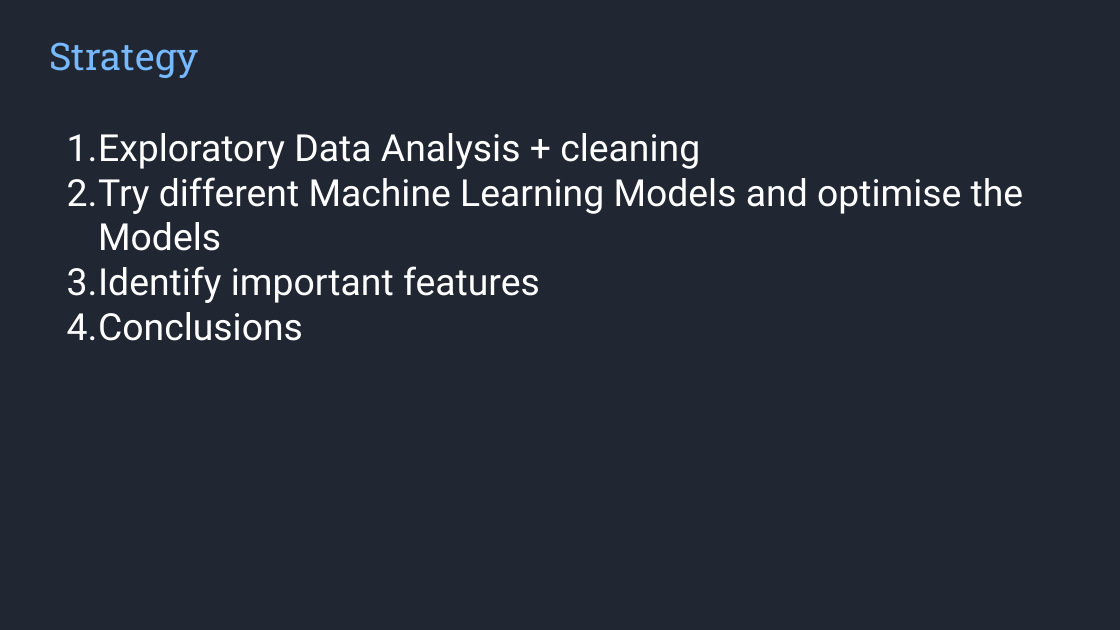
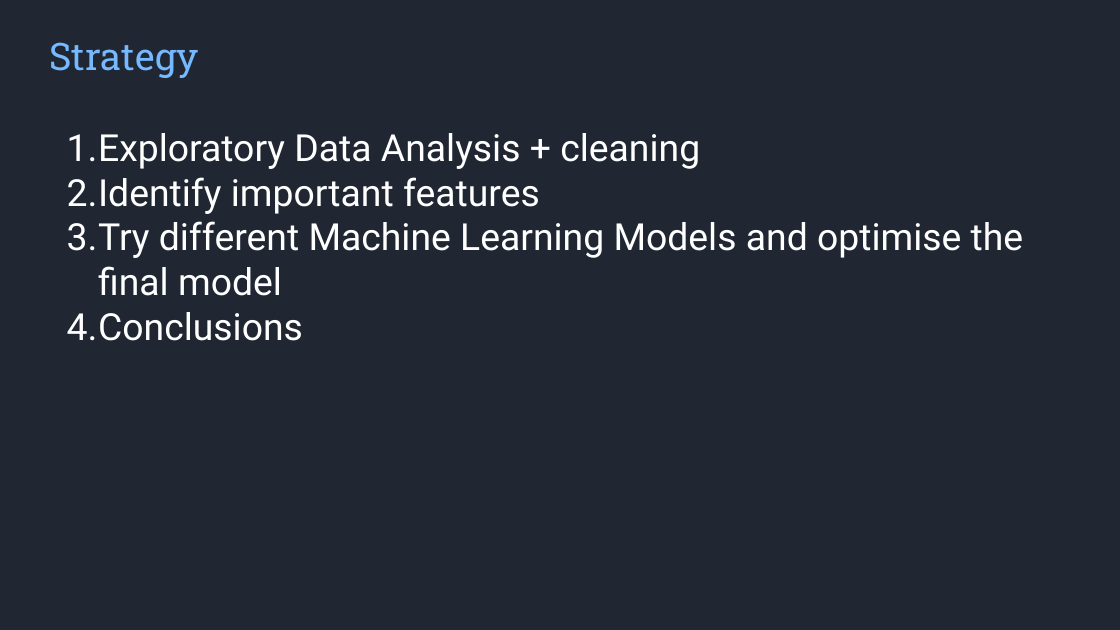
Before and after one commit to syam3500/hackthefuture2025, a slide deck: slide 2 of presentation.pptx. Drawn at 1120x630 pixels with LibreOffice and Linux fonts; fonts in the diff are those of the drawing; background and template pictures are left out. Boxes give left, top, right and bottom in pixels: in the first picture for what was removed or moved away, otherwise in the second. Text is boxed around its words. In the diff, an @@ line names an element or a change of style, - is before the commit and + after.

```diff
--- a/presentation.pptx
+++ b/presentation.pptx
@@ text at (x1=67, y1=177, x2=1024, y2=251): paragraph removed @@
-2. Try different Machine Learning Models and optimise the Models
@@ text at (x1=67, y1=221, x2=1024, y2=296): paragraph added @@
+3. Try different Machine Learning Models and optimise the final model
```
Also in this commit, not shown: 4 other slides changed.
